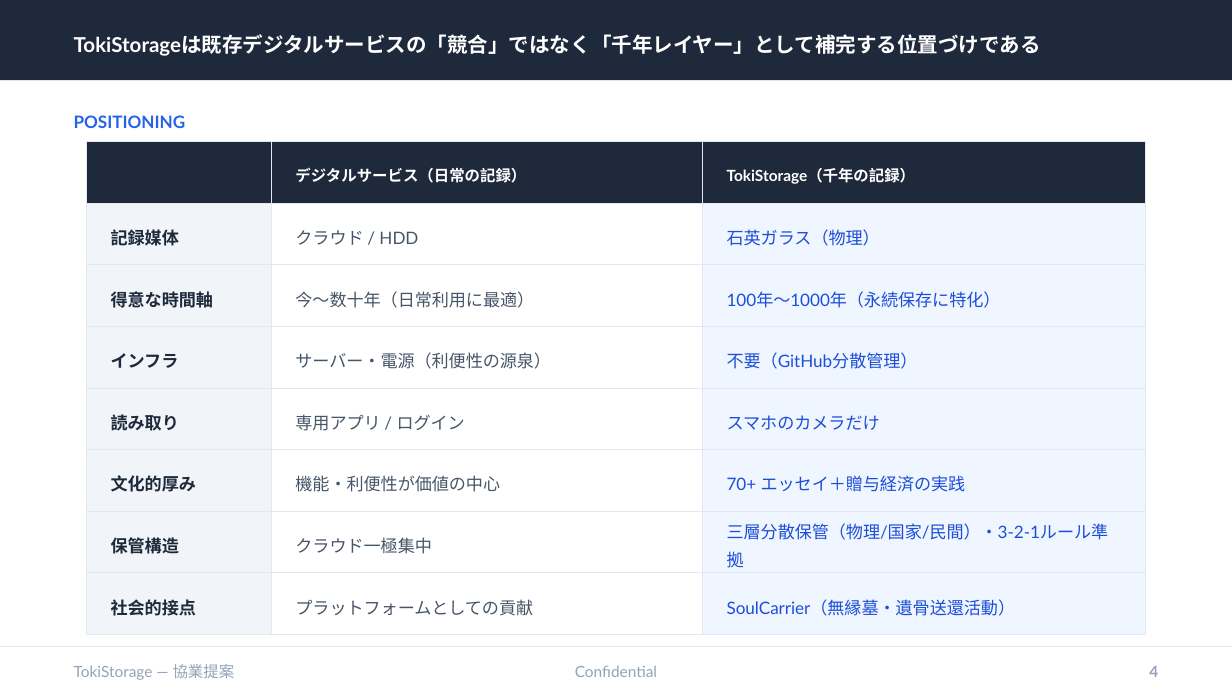
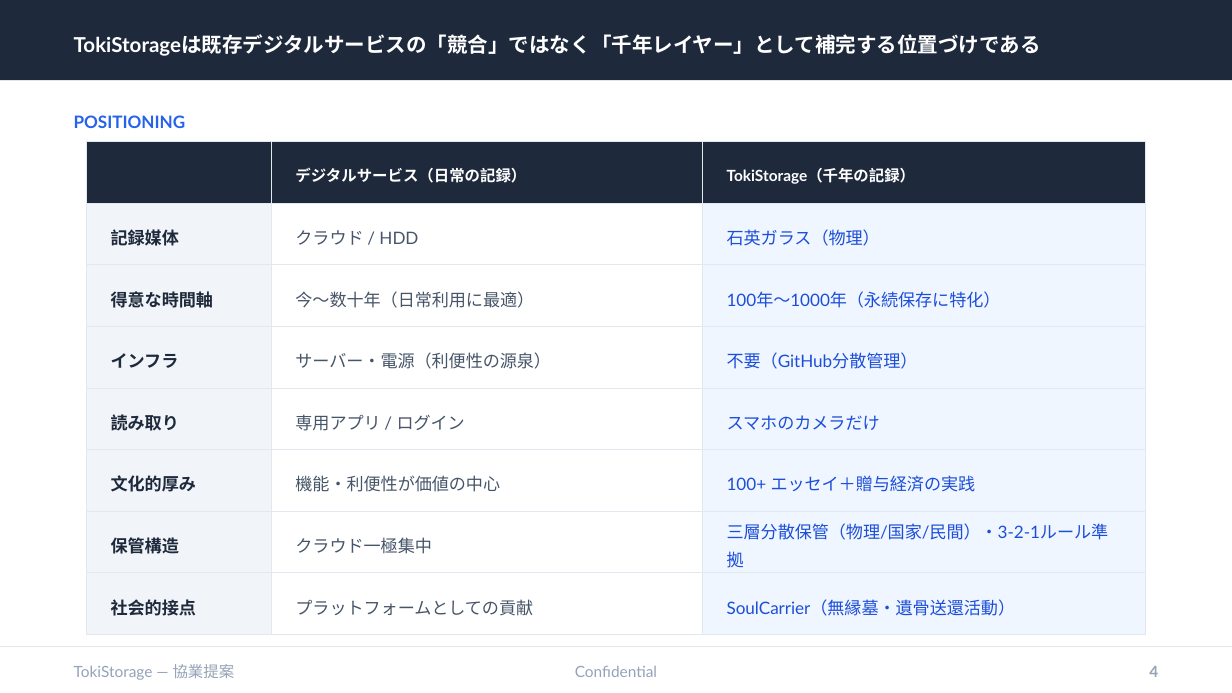
Before and after one commit to tokistorage/lp, a slide deck: slide 4 of tokistorage-partnership-deck.pptx. Drawn at 1232x693 pixels with LibreOffice and Linux fonts; fonts in the diff are those of the drawing. Boxes give left, top, right and bottom in pixels: in the first picture for what was removed or moved away, otherwise in the second. Text is boxed around its words. In the diff, an @@ line names an element or a change of style, - is before the commit and + after.

```diff
--- a/tokistorage-partnership-deck.pptx
+++ b/tokistorage-partnership-deck.pptx
@@ text at bbox=[727, 475, 976, 492]: text changed @@
-70+ エッセイ＋贈与経済の実践
+100+ エッセイ＋贈与経済の実践
```
Also in this commit, not shown: 1 other slide changed, 27 other files.
